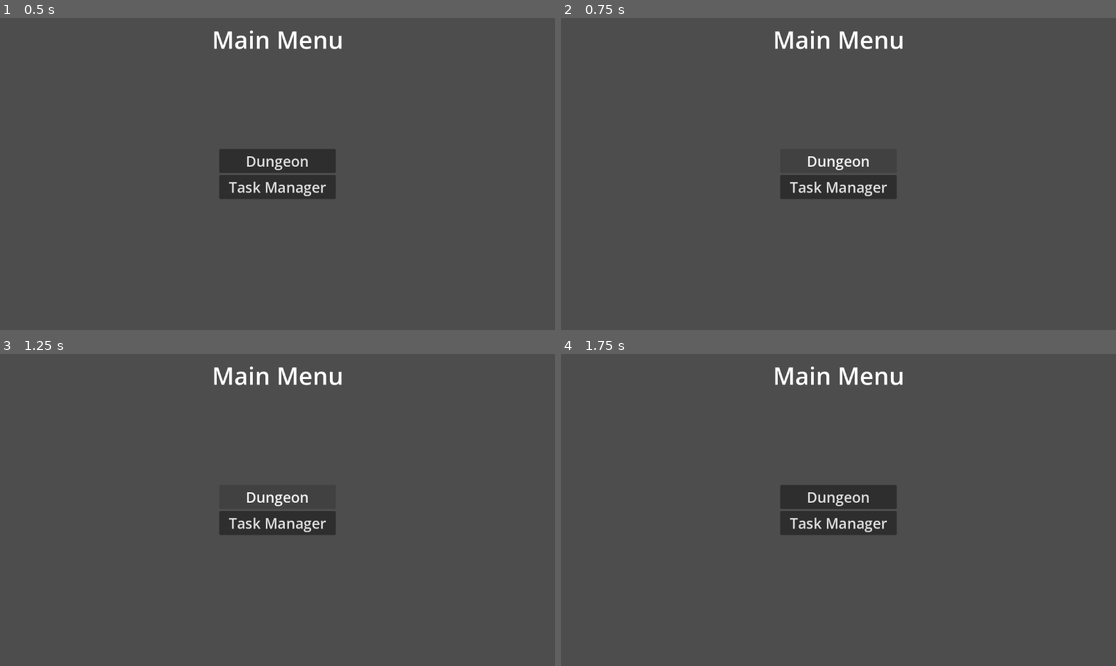
Above: before the commit, frames 1-4 (two rows, left to right).
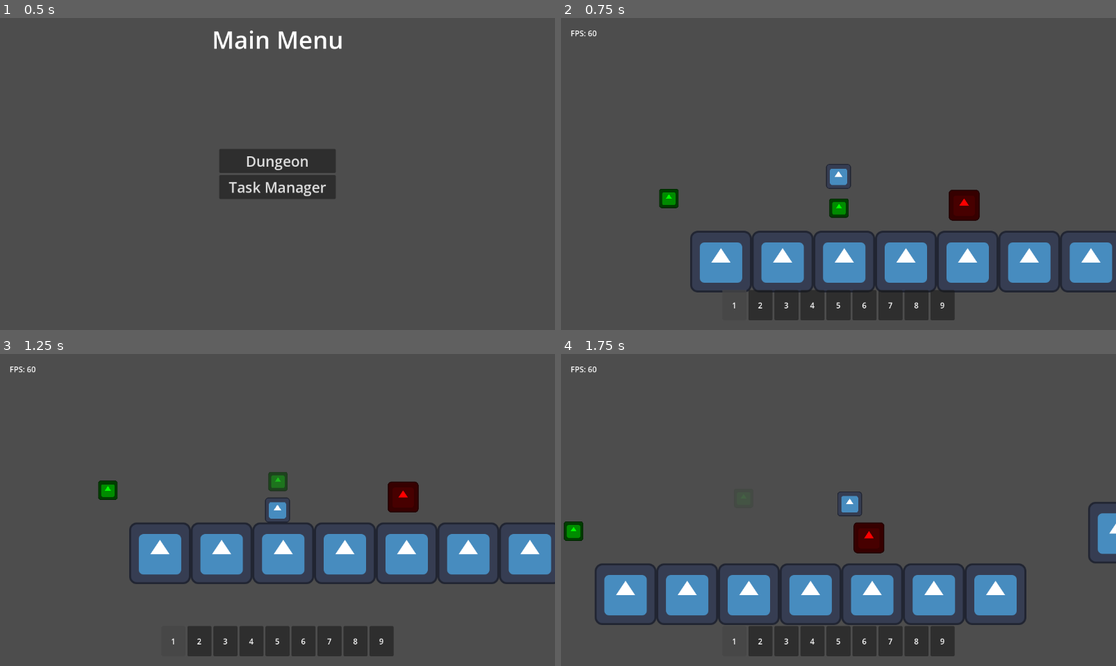
Above: after the commit, the same moments.

Repository: TheHumanMRP/RPG-Life-Tracker
Game: Godot game, scene res://Folders/Systems/Main/Scenes/main_scene.tscn
Two runs of this game, one before a commit and one after it. Both use one fixed random seed, a clock stepped at 60 frames per second and the inputs below. The engine's default icon, where the game draws it, is replaced by a stand-in: a white triangle on a blue panel in a dark square.
Inputs (mouse positions are in pixels of both pictures, inside the frame that each line leads up to):
- Up to frame 1 (0.5 s): no input
- Up to frame 2 (0.75 s): click "Dungeon" at 0.5 s
- Up to frame 3 (1.25 s): no input
- Up to frame 4 (1.75 s): move the mouse to (960, 494) at 1.27 s; hold D (move_right) from 1.28 s (still down); tap T (add_test_sword) at 1.35 s; click (960, 494) at 1.42 s; tap Space (jump) at 1.52 s

Frame 1 is identical in both runs. In frame 2, 15% of the frame differs, in the area x 1-100%, y 4-97%; in frame 3, 15%; in frame 4, 17%, in the area x 0-100%, y 4-97%.
Error before the commit: Invalid access to property or key 'signal_bus' on a base object of type 'Node (global.gd)'. (res://Folders/Systems/Globals/global.gd:59)
Error after the commit: Invalid access to property or key 'signal_bus' on a base object of type 'Node (global.gd)'. (res://Folders/Systems/Inventory_System/Scripts/Hotbar/hotbar_logic…

Commit message:
Auto commit at 2026-09-12 20:01:43

Diff:
--- a/Folders/Systems/Globals/global.gd
+++ b/Folders/Systems/Globals/global.gd
@@ -51,12 +51,12 @@
 # ============================================================================
 func _process(delta: float) -> void:
 	if Input.is_action_just_pressed("add_test_sword"):
-		Global.all_global_items_manager.add_test_sword()
+		AllGlobalItemsManager.add_test_sword()
 
 		hotbar_logic.add_item_to_hotbar(1, 1)
 
 func _ready() -> void:
-	Global.signal_bus.set_game_state.connect(_on_set_game_state)
+	SignalBus.set_game_state.connect(_on_set_game_state)
 
 	hotbar_logic = HotbarLogic.new()
 
